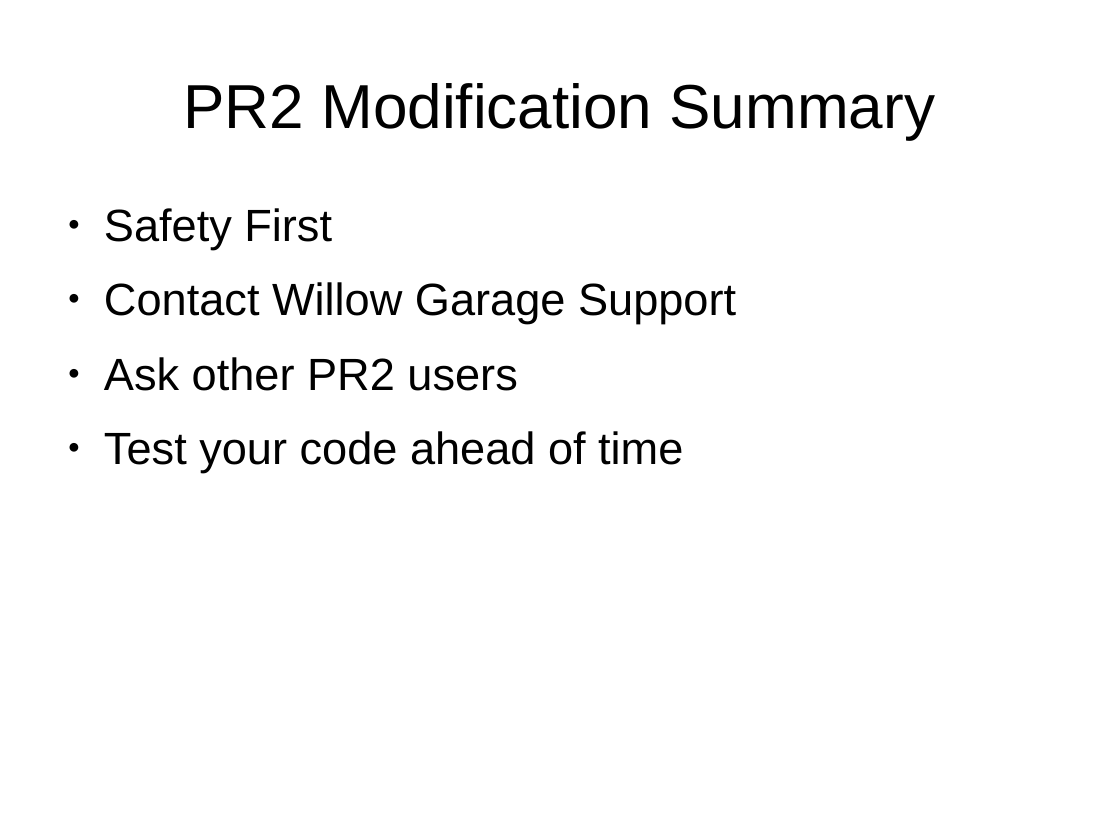
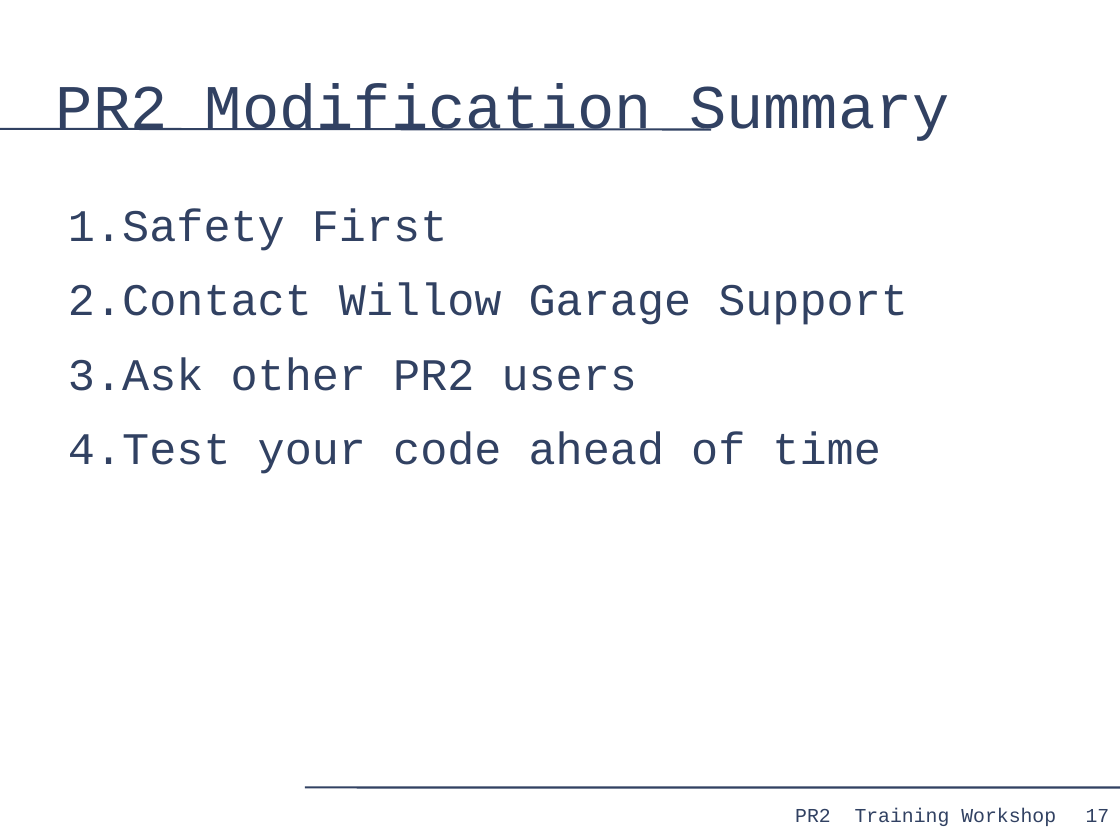
Before and after one commit to PR2/pr2_docs, a slide deck: slide 17 of pr2_training_workshop/modifying_pr2/adding_sensor.odp. Drawn at 1120x840 pixels with LibreOffice and Linux fonts; fonts in the diff are those of the drawing. Boxes give left, top, right and bottom in pixels: in the first picture for what was removed or moved away, otherwise in the second. Text is boxed around its words. In the diff, an @@ line names an element or a change of style, - is before the commit and + after.

```diff
--- a/pr2_training_workshop/modifying_pr2/adding_sensor.odp
+++ b/pr2_training_workshop/modifying_pr2/adding_sensor.odp
@@ title "PR2 Modification Summary" at [56,84,950,141]: font Arial to Courier New, text colour #000000 to #314162; alignment centre to left @@
@@ line added from (0, 129) to (711, 129), #314162 1.45 pt @@
@@ text "Safety First" at [68,209,908,474]: font Arial to Courier New, text colour #000000 to #314162; bullet ● to 1.; bullet colour #000000 to #314162 @@
@@ line added from (305, 788) to (1120, 788), #314162 1.45 pt @@
@@ text added at [795,808,1056,826], 14 pt, text #314162 @@
+PR2 Training Workshop
@@ page number added at [1086,809,1110,822], 14 pt, text #314162 @@
+17
```
Also in this commit, not shown: 17 other slides changed.
